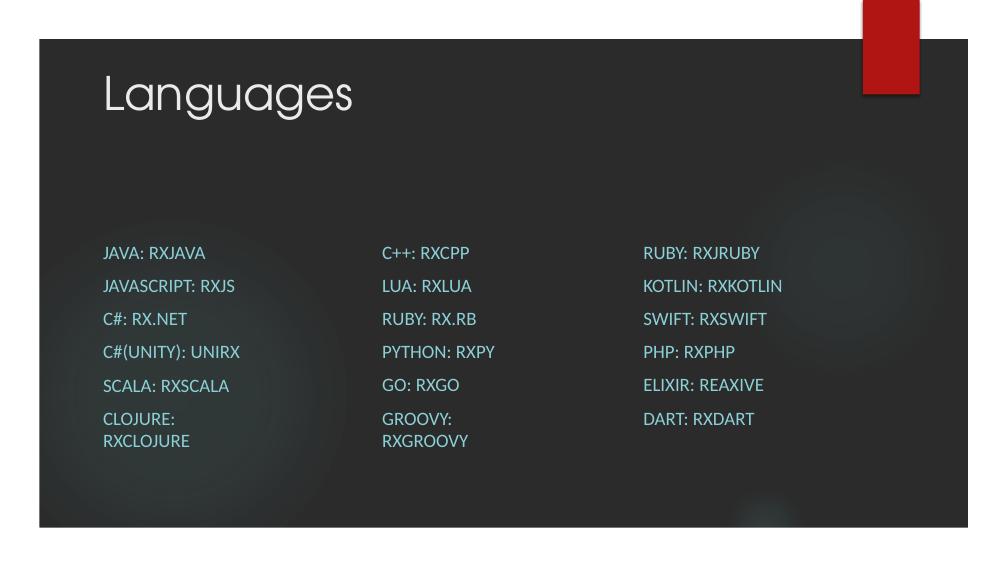
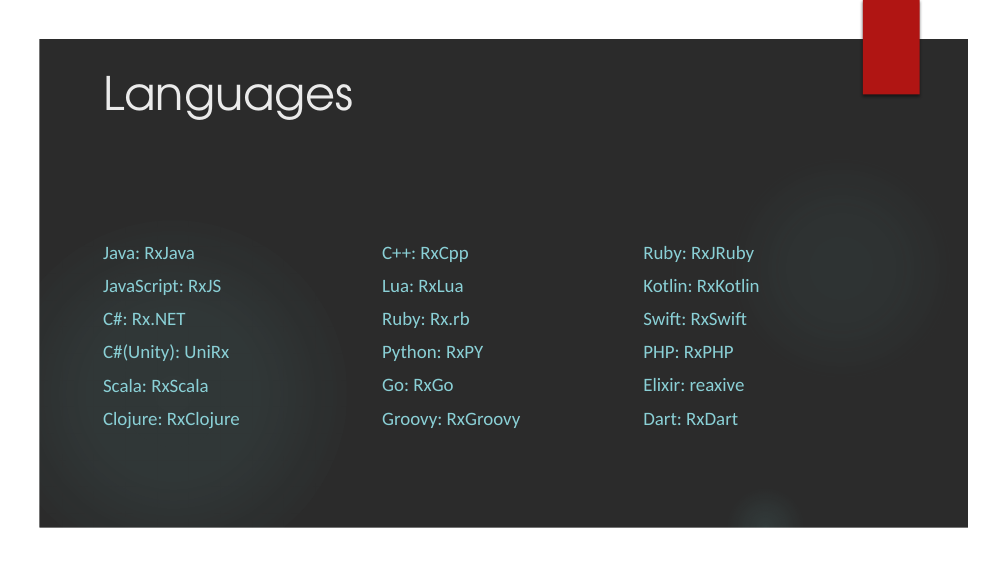
Before and after one commit to VladimirMakarevich/presentations, a slide deck: slide 50 of reactiveX/reactiveX.pptx (slide 49 before the commit). Drawn at 1008x567 pixels with LibreOffice and Linux fonts; fonts in the diff are those of the drawing; background and template pictures are left out; a plain dark background stands for a picture behind light text. Boxes give left, top, right and bottom in pixels: in the first picture for what was removed or moved away, otherwise in the second. Text is boxed around its words. In the diff, an @@ line names an element or a change of style, - is before the commit and + after.

```diff
--- a/reactiveX/reactiveX.pptx
+++ b/reactiveX/reactiveX.pptx
@@ subtitle at (x1=103, y1=247, x2=240, y2=428): text changed @@
-JAVA: RXJAVA
-JAVASCRIPT: RXJS
-C#: RX.NET
-C#(UNITY): UNIRX
-SCALA: RXSCALA
-CLOJURE: RXCLOJURE
+Java: RxJava
+JavaScript: RxJS
+C#: Rx.NET
+C#(Unity): UniRx
+Scala: RxScala
+Clojure: RxClojure
@@ text at (x1=382, y1=247, x2=521, y2=428): text changed @@
-C++: RXCPP
-LUA: RXLUA
-RUBY: RX.RB
-PYTHON: RXPY
-GO: RXGO
-GROOVY: RXGROOVY
+C++: RxCpp
+Lua: RxLua
+Ruby: Rx.rb
+Python: RxPY
+Go: RxGo
+Groovy: RxGroovy
@@ text at (x1=643, y1=246, x2=760, y2=425): text changed @@
-RUBY: RXJRUBY
-KOTLIN: RXKOTLIN
-SWIFT: RXSWIFT
-PHP: RXPHP
-ELIXIR: REAXIVE
-DART: RXDART
+Ruby: RxJRuby
+Kotlin: RxKotlin
+Swift: RxSwift
+PHP: RxPHP
+Elixir: reaxive
+Dart: RxDart
```
Also in this commit, not shown: 5 other slides changed, 1 slide added, 1 other file.
